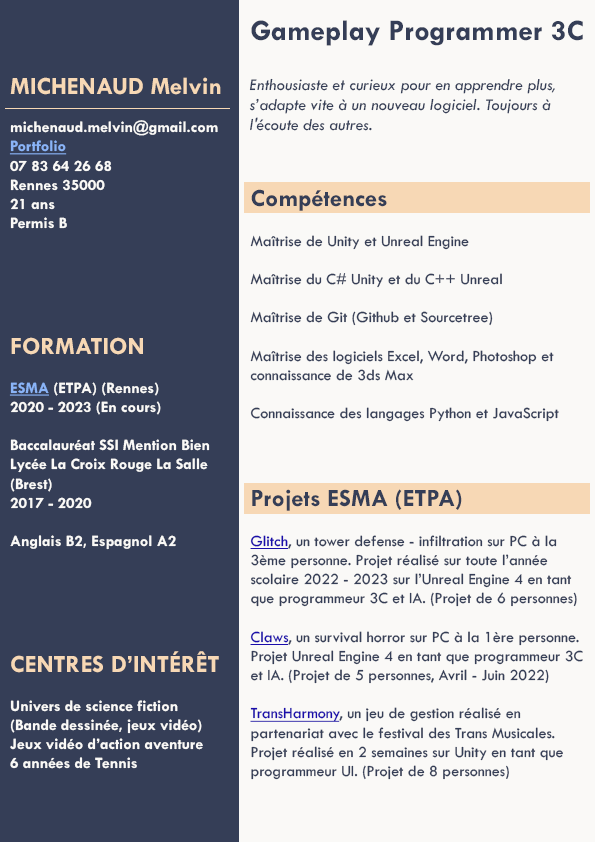
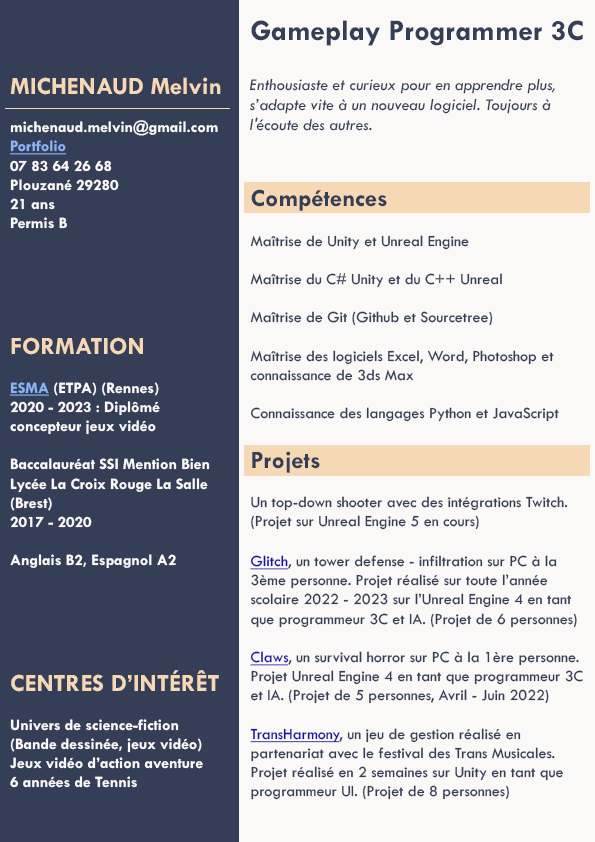
Comparing the layer stacks of the two 595px x 842px images. Changes:
painted on "Profil" over [10, 179, 219, 788]
painted on "Compétences" over [250, 451, 583, 800]
painted on "TextBackgrounds" over [244, 445, 590, 514]
